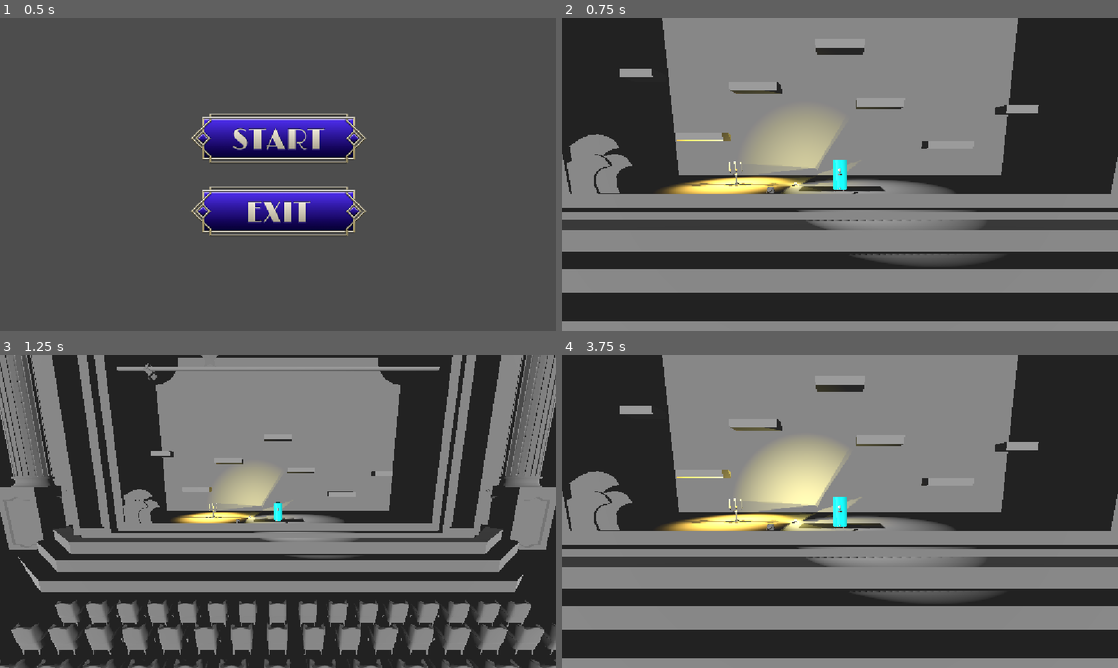
Above: before the commit, frames 1-4 (two rows, left to right).
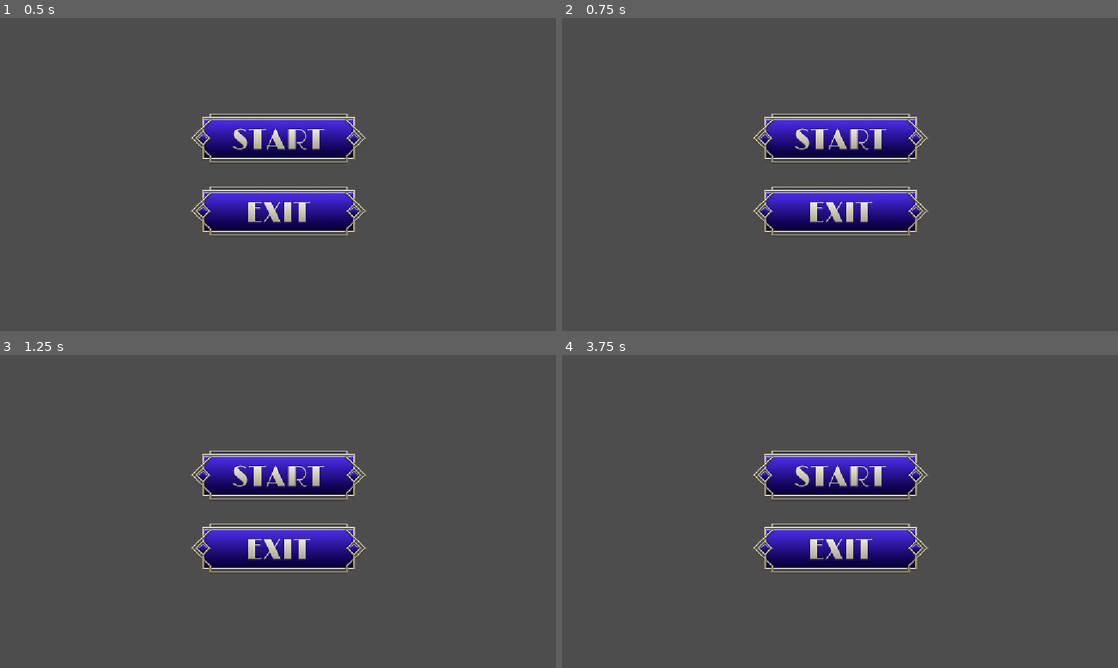
Above: after the commit, the same moments.

Repository: JoesRealAccount/ggj_2026
Game: Godot game, scene res://scenes/main_screen.tscn
The game is run twice, just before and just after one commit, with the same random seed, the same clock (stepped at 60 frames per second) and the same inputs.
Inputs (mouse positions are in pixels of both pictures, inside the frame that each line leads up to):
- Up to frame 1 (0.5 s): no input
- Up to frame 2 (0.75 s): click (840, 136) at 0.5 s
- Up to frame 3 (1.25 s): no input
- Up to frame 4 (3.75 s): click (840, 473) at 1.27 s; tap Enter (switch_mask) at 2, 2.85 s; hold D (move_right) 2.03-2.78 s; hold Enter (switch_mask) 2.03-2.78 s; tap W (jump) at 2.27, 3.02 s; hold Escape (back_to_menu) 2.78-3.5 s; click (840, 473) at 3.5 s

Frame 1 is identical in both runs. In frame 2, 97% of the frame differs, in the area x 0-100%, y 0-100%; in frame 3, 94%; in frame 4, 96%.

Commit message:
finishing shader managment (bugfixes)

Diff:
--- a/scenes/main_level.tscn
+++ b/scenes/main_level.tscn
@@ -10,10 +10,8 @@
 [ext_resource type="PackedScene" uid="uid://biyis1uy6k365" path="res://prefabs/stage.tscn" id="8_adxub"]
 [ext_resource type="ArrayMesh" uid="uid://cewnaym4e2etl" path="res://objects/Stern.obj" id="11_adxub"]
 [ext_resource type="ArrayMesh" uid="uid://cidnfhaj2jlsn" path="res://objects/Wave.obj" id="12_ff0s2"]
-[ext_resource type="PackedScene" uid="uid://b2i52xf2k2gsb" path="res://prefabs/kerzen.tscn" id="12_fkrx8"]
-[ext_resource type="PackedScene" uid="uid://ch2vhv0pognho" path="res://prefabs/seil.tscn" id="13_adxub"]
-[ext_resource type="Script" uid="uid://demyk6vjaey7r" path="res://prefabs/throw_spawning_system.gd" id="13_mwgft"]
-[ext_resource type="PackedScene" uid="uid://b0rucjakpgsht" path="res://prefabs/sessel.tscn" id="14_adxub"]
+[ext_resource type="PackedScene" path="res://prefabs/kerzen.tscn" id="12_fkrx8"]
+[ext_resource type="Script" uid="uid://bh2ouunrqr3vn" path="res://world_visual_manager.gd" id="13_mwgft"]
 
 [sub_resource type="Environment" id="Environment_u2c82"]
 volumetric_fog_enabled = true
@@ -77,64 +75,64 @@
 [node name="Platform1" type="StaticBody3D" parent="." unique_id=809709939]
 transform = Transform3D(1, 0, 0, 0, 1, 0, 0, 0, 1, -9.125659, 3.567688, 0)
 
-[node name="CSGBox3D" type="CSGBox3D" parent="Platform1" unique_id=364006944]
-size = Vector3(3, 0.5, 1)
-
-[node name="CSGBakedCollisionShape3D" type="CollisionShape3D" parent="Platform1" unique_id=1241135878]
+[node name="CSGBox3D" type="CSGBox3D" parent="Platform1" unique_id=364006944 groups=["world_depression"]]
+size = Vector3(3, 0.5, 1)
+
+[node name="CSGBakedCollisionShape3D" type="CollisionShape3D" parent="Platform1" unique_id=1241135878 groups=["world_depression"]]
 shape = SubResource("ConcavePolygonShape3D_6614m")
 
 [node name="Platform2" type="StaticBody3D" parent="." unique_id=1760699012]
 transform = Transform3D(1, 0, 0, 0, 1, 0, 0, 0, 1, -5.455579, 6.700803, 0)
 
-[node name="CSGBox3D" type="CSGBox3D" parent="Platform2" unique_id=699655276]
-size = Vector3(3, 0.5, 1)
-
-[node name="CSGBakedCollisionShape3D" type="CollisionShape3D" parent="Platform2" unique_id=1958487960]
+[node name="CSGBox3D" type="CSGBox3D" parent="Platform2" unique_id=699655276 groups=["world_depression"]]
+size = Vector3(3, 0.5, 1)
+
+[node name="CSGBakedCollisionShape3D" type="CollisionShape3D" parent="Platform2" unique_id=1958487960 groups=["world_depression"]]
 shape = SubResource("ConcavePolygonShape3D_bhu08")
 
 [node name="Platform3" type="StaticBody3D" parent="." unique_id=878966121]
 transform = Transform3D(1, 0, 0, 0, 1, 0, 0, 0, 1, 0, 9.17659, 0)
 
-[node name="CSGBox3D" type="CSGBox3D" parent="Platform3" unique_id=607933470]
-size = Vector3(3, 0.5, 1)
-
-[node name="CSGBakedCollisionShape3D" type="CollisionShape3D" parent="Platform3" unique_id=714602441]
+[node name="CSGBox3D" type="CSGBox3D" parent="Platform3" unique_id=607933470 groups=["world_depression"]]
+size = Vector3(3, 0.5, 1)
+
+[node name="CSGBakedCollisionShape3D" type="CollisionShape3D" parent="Platform3" unique_id=714602441 groups=["world_depression"]]
 shape = SubResource("ConcavePolygonShape3D_05as6")
 
 [node name="Platform4" type="StaticBody3D" parent="." unique_id=196942408]
 transform = Transform3D(1, 0, 0, 0, 1, 0, 0, 0, 1, 2.5865993, 5.696404, 0)
 
-[node name="CSGBox3D" type="CSGBox3D" parent="Platform4" unique_id=1810893554]
-size = Vector3(3, 0.5, 1)
-
-[node name="CSGBakedCollisionShape3D" type="CollisionShape3D" parent="Platform4" unique_id=1519879665]
+[node name="CSGBox3D" type="CSGBox3D" parent="Platform4" unique_id=1810893554 groups=["world_depression"]]
+size = Vector3(3, 0.5, 1)
+
+[node name="CSGBakedCollisionShape3D" type="CollisionShape3D" parent="Platform4" unique_id=1519879665 groups=["world_depression"]]
 shape = SubResource("ConcavePolygonShape3D_5ymk8")
 
 [node name="Platform5" type="StaticBody3D" parent="." unique_id=351375189]
 transform = Transform3D(1, 0, 0, 0, 1, 0, 0, 0, 1, 7.221284, 3.0387902, 0)
 
-[node name="CSGBox3D" type="CSGBox3D" parent="Platform5" unique_id=52125670]
-size = Vector3(3, 0.5, 1)
-
-[node name="CSGBakedCollisionShape3D" type="CollisionShape3D" parent="Platform5" unique_id=252812915]
+[node name="CSGBox3D" type="CSGBox3D" parent="Platform5" unique_id=52125670 groups=["world_happiness"]]
+size = Vector3(3, 0.5, 1)
+
+[node name="CSGBakedCollisionShape3D" type="CollisionShape3D" parent="Platform5" unique_id=252812915 groups=["world_happiness"]]
 shape = SubResource("ConcavePolygonShape3D_4mnpp")
 
 [node name="Platform6" type="StaticBody3D" parent="." unique_id=1602373132]
 transform = Transform3D(1, 0, 0, 0, 1, 0, 0, 0, 1, 11.629961, 5.3128843, 0)
 
-[node name="CSGBox3D" type="CSGBox3D" parent="Platform6" unique_id=97610814]
+[node name="CSGBox3D" type="CSGBox3D" parent="Platform6" unique_id=97610814 groups=["world_happiness"]]
 size = Vector3(2, 0.5, 1)
 
-[node name="CSGBakedCollisionShape3D" type="CollisionShape3D" parent="Platform6" unique_id=1818412558]
+[node name="CSGBakedCollisionShape3D" type="CollisionShape3D" parent="Platform6" unique_id=1818412558 groups=["world_happiness"]]
 shape = SubResource("ConcavePolygonShape3D_ctebd")
 
 [node name="Platform7" type="StaticBody3D" parent="." unique_id=1934188769]
 transform = Transform3D(1, 0, 0, 0, 1, 0, 0, 0, 1, -12.706293, 7.4688635, 0)
 
-[node name="CSGBox3D" type="CSGBox3D" parent="Platform7" unique_id=136784140]
+[node name="CSGBox3D" type="CSGBox3D" parent="Platform7" unique_id=136784140 groups=["world_happiness"]]
 size = Vector3(2, 0.5, 1)
 
-[node name="CSGBakedCollisionShape3D" type="CollisionShape3D" parent="Platform7" unique_id=317253792]
+[node name="CSGBakedCollisionShape3D" type="CollisionShape3D" parent="Platform7" unique_id=317253792 groups=["world_happiness"]]
 shape = SubResource("ConcavePolygonShape3D_eqmdw")
 
 [node name="Mic" parent="." unique_id=1848665238 instance=ExtResource("5_mwgft")]
@@ -319,5 +317,8 @@
 [node name="Chair48" parent="SeatArea" unique_id=94804520 instance=ExtResource("14_adxub")]
 transform = Transform3D(1, 0, 0, 0, 1, 0, 0, 0, 1, 15.999219, -8.4, 14.791992)
 
+[node name="WorldVisualManager" type="Node" parent="." unique_id=1188200633]
+script = ExtResource("13_mwgft")
+
 [editable path="Player"]
 [editable path="Camera"]
--- a/scenes/shader_testing.tscn
+++ b/scenes/shader_testing.tscn
@@ -35,7 +35,7 @@
 [sub_resource type="ConcavePolygonShape3D" id="ConcavePolygonShape3D_eqmdw"]
 data = PackedVector3Array(-1, -0.25, 0.5, -1, -0.25, -0.5, -1, 0.25, -0.5, 1, -0.25, -0.5, -1, -0.25, -0.5, -1, -0.25,  …(464 unchanged characters)…
 
-[node name="World" type="Node3D" unique_id=1459611085]
+[node name="World2" type="Node3D" unique_id=1459611085]
 script = ExtResource("1_mb3xt")
 
 [node name="Player" parent="." unique_id=449052630 instance=ExtResource("2_o4opr")]
@@ -73,10 +73,10 @@
 [node name="Platform2" type="StaticBody3D" parent="." unique_id=1760699012]
 transform = Transform3D(1, 0, 0, 0, 1, 0, 0, 0, 1, -3, 4, 0)
 
-[node name="CSGBox3D" type="CSGBox3D" parent="Platform2" unique_id=699655276 groups=["world_depression", "world_happiness"]]
+[node name="CSGBox3D" type="CSGBox3D" parent="Platform2" unique_id=699655276 groups=["world_depression"]]
 size = Vector3(3, 0.5, 1)
 
-[node name="CSGBakedCollisionShape3D" type="CollisionShape3D" parent="Platform2" unique_id=1958487960 groups=["world_happiness"]]
+[node name="CSGBakedCollisionShape3D" type="CollisionShape3D" parent="Platform2" unique_id=1958487960 groups=["world_depression"]]
 shape = SubResource("ConcavePolygonShape3D_bhu08")
 
 [node name="Platform3" type="StaticBody3D" parent="." unique_id=878966121]
--- a/world_visual_manager.gd
+++ b/world_visual_manager.gd
@@ -19,6 +19,7 @@
 	set(new_value):
 		if _world_one_hitbox_toggle != new_value:
 			get_tree().set_group("world_depression", "disabled", !new_value)
+			get_tree().set_group("world_depression", "cast_shadow", new_value)
 		_world_one_hitbox_toggle = new_value
 		return new_value
 
@@ -33,6 +34,7 @@
 var _world_two_hitbox_toggle = true:
 	set(new_value):
 		get_tree().set_group("world_happiness", "disabled", !new_value)
+		get_tree().set_group("world_happiness", "cast_shadow", new_value)
 		_world_two_hitbox_toggle = _should_hitbox_by_transparency(_world_two_hitbox_toggle, new_value)
 		_world_two_hitbox_toggle = new_value
 		return new_value
